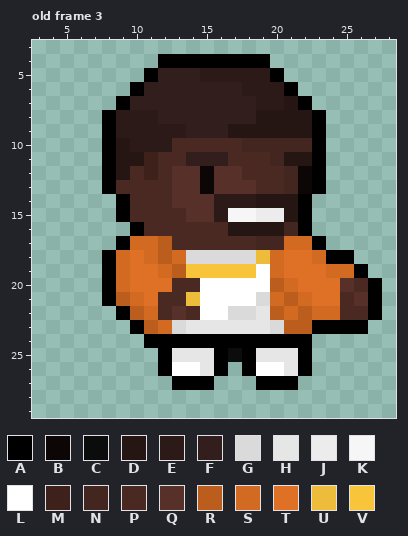
A pixel-art file gets an edit: Aseprite WIP/Kanye/dance kanye.aseprite. The picture above was drawn from the file before the commit.
32x32 pixels, 5 frames. Colours within 5 levels of each other are drawn and written as one. Shown: old frame 3: x 3..28, y 3..29. The commit also changed other frames, which this record leaves out.
Palette (. is transparent): A #000000  B #0c0706  C #0c0c0c  D #251614  E #2c1a18  F #321e1c  G #dadada  H #e6e6e6  J #ececec  K #f6f6f6  L #ffffff  M #3e211b  N #442620  P #4b2923  Q #573029  R #bb5d1d  S #d36a21  T #df7126  U #ecbc3a  V #f8c53a
Pixels before, old frame 3, first column x 8:
 4 ....AAAAAAAA........
 5 ...AFFFEEEEEA.......
 6 ..AFFFFFFFEEEA......
 7 .AFFFFFFFFFEEDA.....
 8 AEEEFFFFFFFDDDDA....
 9 AEEEEEFFFDDDDDDA....
10 ADEEEPPPPPNNNNNA....
11 ADDMPPFFFPPPNDDA....
12 ADPMPQQBQQPPPNBA....
13 APPPPQQBQQQPPNBA....
14 .APPPQQQEEEDDDA.....
15 .APPPPQQEKKJJDA.....
16 ..APPPPPPDDDDNA.....
17 .ASSRPPPPPPNNSSA....
18 ASTSRSGGGGGUSTTSAA..
19 ASTTSRVVVVVLSTTTSSA.
20 ASTTTPPLLLLLRSTTTQPA
21 ARSTPPULLLLGSRSTTPQA
22 .ARSPQPLLGGHRSRSSPPA
23 ..ARSGHHHHHHGRRAAAA.
24 ...AAAAAAAAAAAA.....
25 ....AHHHACAHHHA.....
26 ....ALLHA.ALLHA.....
27 .....AAA...AAA......
New version:
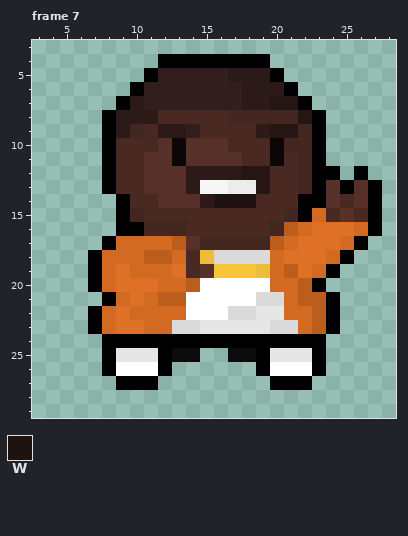
Colours new in this view: W #1f1311
A new or re-ordered frame is compared with the old frame closest to it.
The exact change:
frames 5 -> 8
Changed rows in their new state; - is an unchanged pixel.
Frame 7 is new; against old frame 3:
first column x 7:
 5 --------FF-----------
 7 ---E-------E-D-------
 8 -----PPPPPNNNNN------
 9 ---NP---PPPPE--N-----
10 --PPPQBQQQ-PPB-------
11 --PPQQBQQQQ--BPN-----
12 --P-QQ-EEEEDD-PN-A-A-
13 ----QQ-EKKJJD-PN-QAQA
14 -----Q--EWWWPPP-AQPQA
15 ---N---PPPPPPPN-SPQPA
16 --A-NNN---PPPNRSTTTSA
17 -AS--SRQNNNN-R-TTTSA-
18 AS-SR--PU---G---TS---
19 ASTSS-TPQ---U-R-SA..-
20 AST--SSR-----S-RA....
21 --STSRRL-----GSRRA...
22 ASTS-SSL-----H-SRA...
23 ASTTS--G------GSR-..-
24 -AAA------------A----
25 -AHHH-CC..-CA--HA----
26 -ALLL-....-.A-LLA----
27 --AAA-...---.--A-----
Changed places in both pictures, as pixel boxes (x1, y1, x2, y2):
changed: (88, 68, 382, 390)
